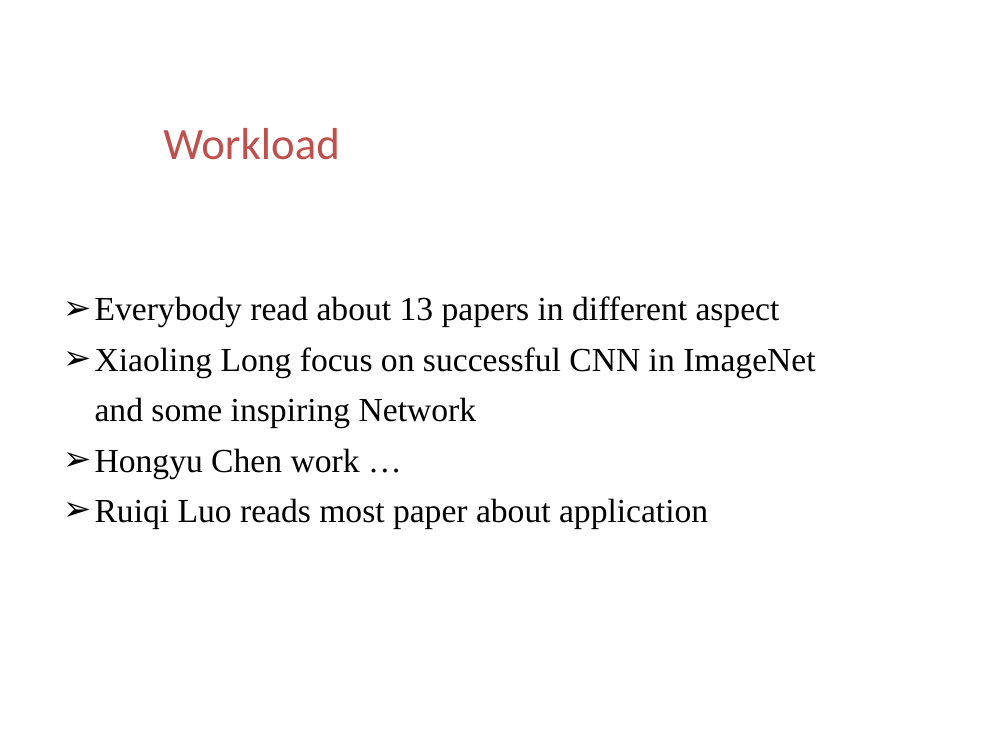
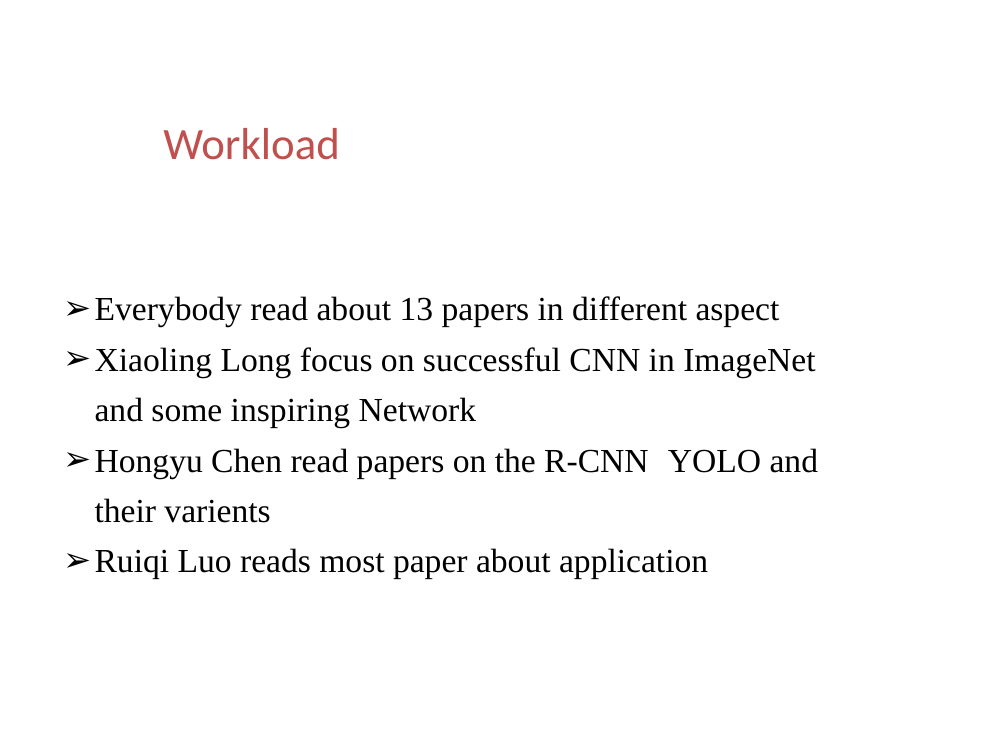
Before and after one commit to ttomchy/CV_2Project, a slide deck: slide 3 of presentation.pptx. Drawn at 1008x756 pixels with LibreOffice and Linux fonts; fonts in the diff are those of the drawing; background and template pictures are left out. Boxes give left, top, right and bottom in pixels: in the first picture for what was removed or moved away, otherwise in the second. Text is boxed around its words. In the diff, an @@ line names an element or a change of style, - is before the commit and + after.

```diff
--- a/presentation.pptx
+++ b/presentation.pptx
@@ text at <box>95,448,819,523</box>: text changed @@
-➢ Hongyu Chen work …
+➢ Hongyu Chen read papers on the R-CNN YOLO and their varients
```
Also in this commit, not shown: 3 other slides changed, 28 slides added, 2 slides removed.
